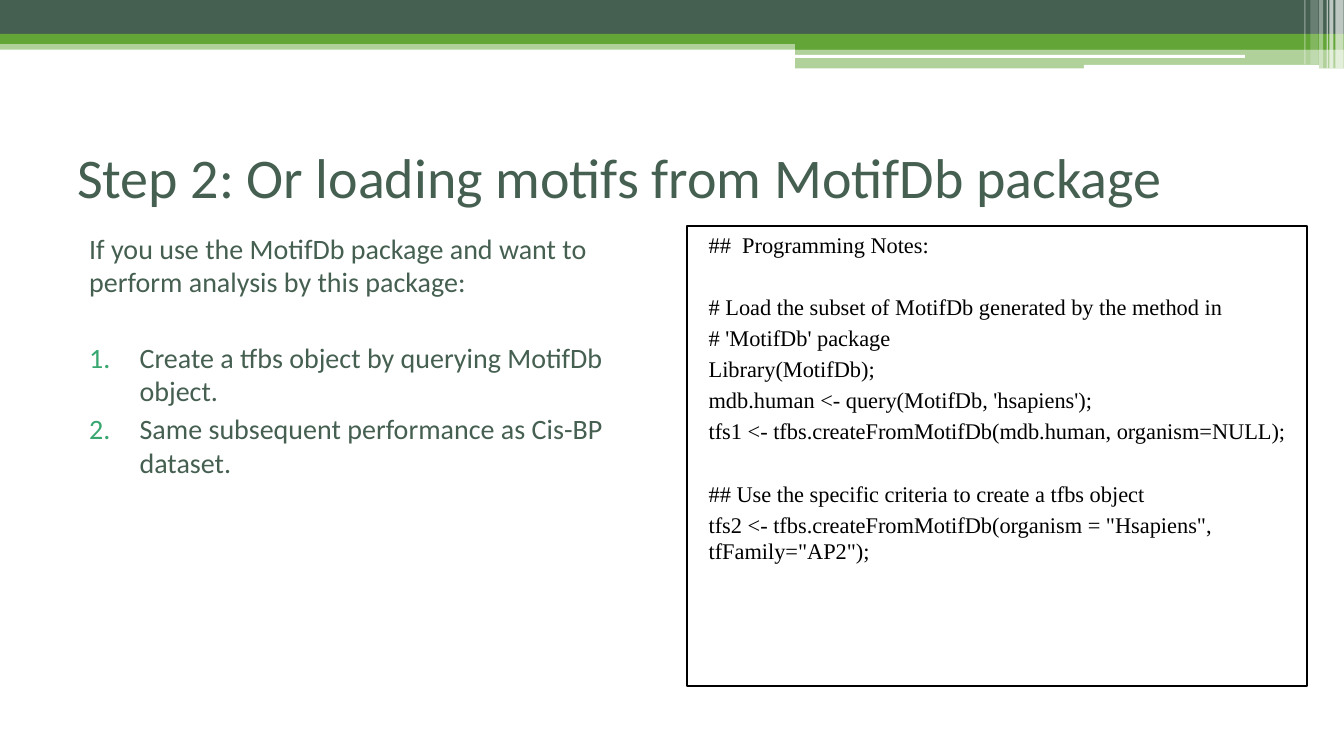
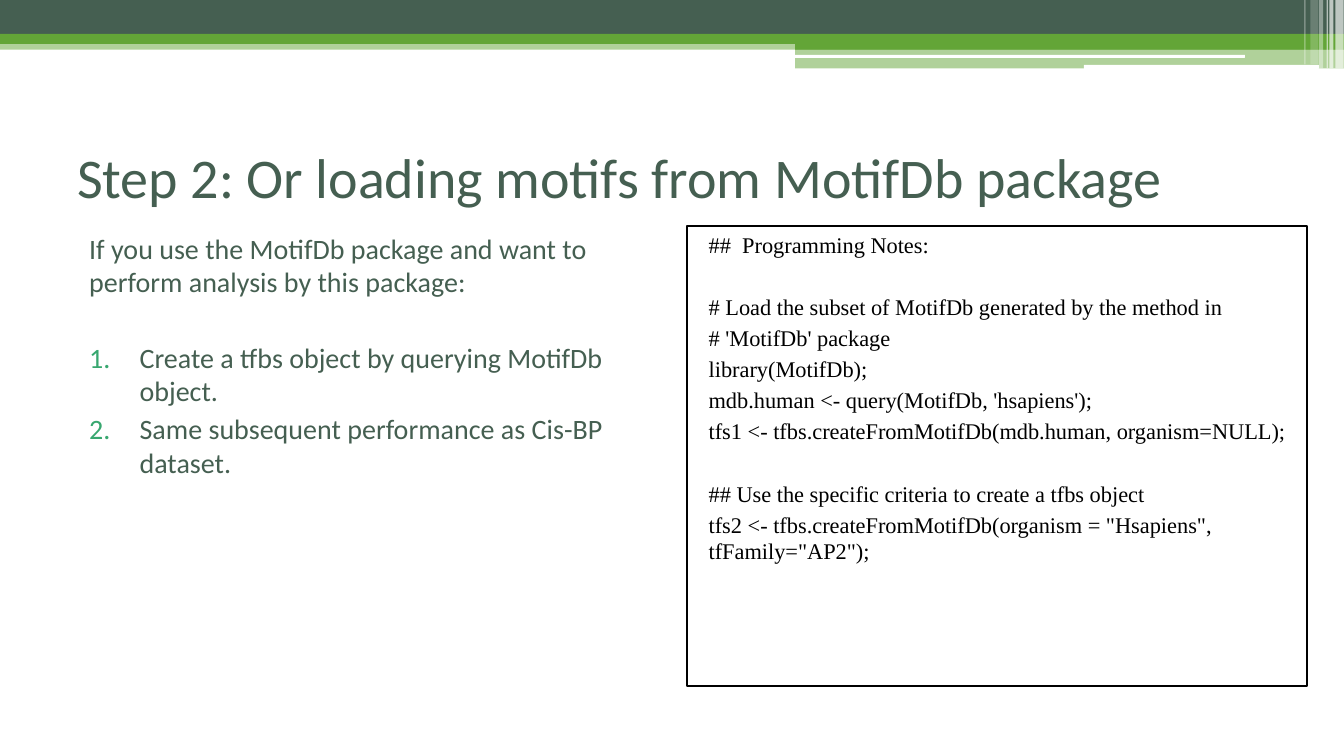
Before and after one commit to Danko-Lab/rtfbs_db, a slide deck: slide 14 of rtfbsdb-tutorial.pptx (slide 11 before the commit). Drawn at 1344x756 pixels with LibreOffice and Linux fonts; fonts in the diff are those of the drawing. Boxes give left, top, right and bottom in pixels: in the first picture for what was removed or moved away, otherwise in the second. Text is boxed around its words. In the diff, an @@ line names an element or a change of style, - is before the commit and + after.

```diff
--- a/rtfbsdb-tutorial.pptx
+++ b/rtfbsdb-tutorial.pptx
@@ text at <box>709,361,868,382</box>: text changed @@
-Library(MotifDb);
+library(MotifDb);
```
Also in this commit, not shown: 7 other slides changed, 5 slides added, 16 other files.
